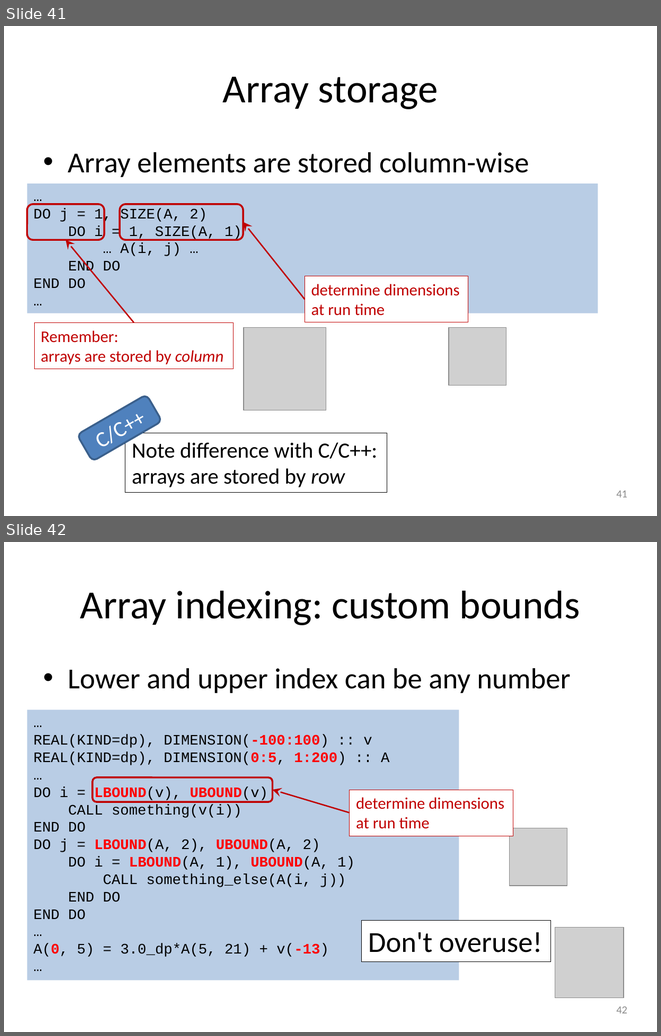
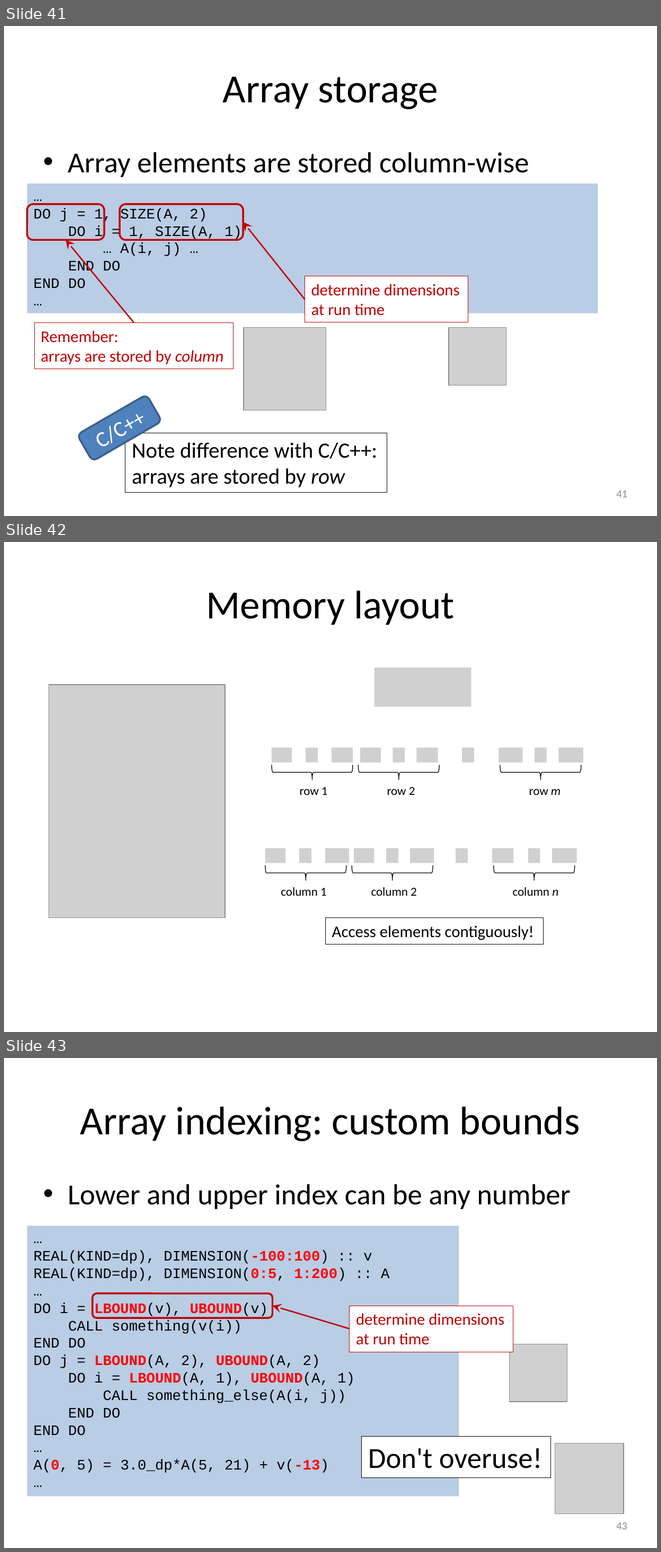
Before and after one commit to gjbex/Fortran-for-programmers, a slide deck: fortran_for_programmers.pptx. Shown one above the other, each under a label of ours: slides 41 and 42 before the commit, slides 41, 42 and 43 after it. The pictures are 661x1036 and 661x1552 pixels, drawn with LibreOffice and Linux fonts; fonts in the diff are those of the drawing; grey boxes stand for pictures. Boxes give left, top, right and bottom in pixels: in the first picture for what was removed or moved away, otherwise in the second. Text is boxed around its words. In the diff, an @@ line names an element or a change of style, - is before the commit and + after.

Commit message:
Add slide on memory layout of arrays

```diff
--- a/fortran_for_programmers.pptx
+++ b/fortran_for_programmers.pptx
@@ slide 42 added at [4, 542, 657, 1032], background #FFFFFF @@
@@ title added at [206, 590, 454, 625], 44 pt, text #000000 @@
+Memory layout
@@ picture added at [374, 668, 471, 706] @@
@@ picture added at [49, 685, 226, 917] @@
@@ group added at [272, 748, 583, 762]: 10 pictures @@
@@ right brace added at [272, 764, 353, 779], outline #000000 0.75 pt @@
@@ right brace added at [358, 764, 439, 779], outline #000000 0.75 pt @@
@@ right brace added at [500, 764, 581, 779], outline #000000 0.75 pt @@
@@ text added at [300, 787, 328, 795], 13.5 pt, text #000000 @@
+row 1
@@ text added at [387, 787, 415, 795], 13.5 pt, text #000000 @@
+row 2
@@ text added at [529, 788, 560, 795], 13.5 pt, text #000000 @@
+row m
@@ group added at [265, 848, 577, 863]: 10 pictures @@
@@ right brace added at [265, 865, 346, 880], outline #000000 0.75 pt @@
@@ right brace added at [352, 865, 433, 880], outline #000000 0.75 pt @@
@@ right brace added at [494, 865, 575, 880], outline #000000 0.75 pt @@
@@ text added at [281, 887, 327, 896], 13.5 pt, text #000000 @@
+column 1
@@ text added at [371, 887, 417, 896], 13.5 pt, text #000000 @@
+column 2
@@ text added at [513, 887, 558, 896], 13.5 pt, text #000000 @@
+column n
@@ rectangle added at [325, 917, 542, 944], outline #000000 0.75 pt, 18 pt, text #000000 @@
+Access elements contiguously!
@@ what was slide 42 is now slide 43 @@
@@ page number at [616, 1522, 627, 1529]: text changed @@
-42
+43
```
